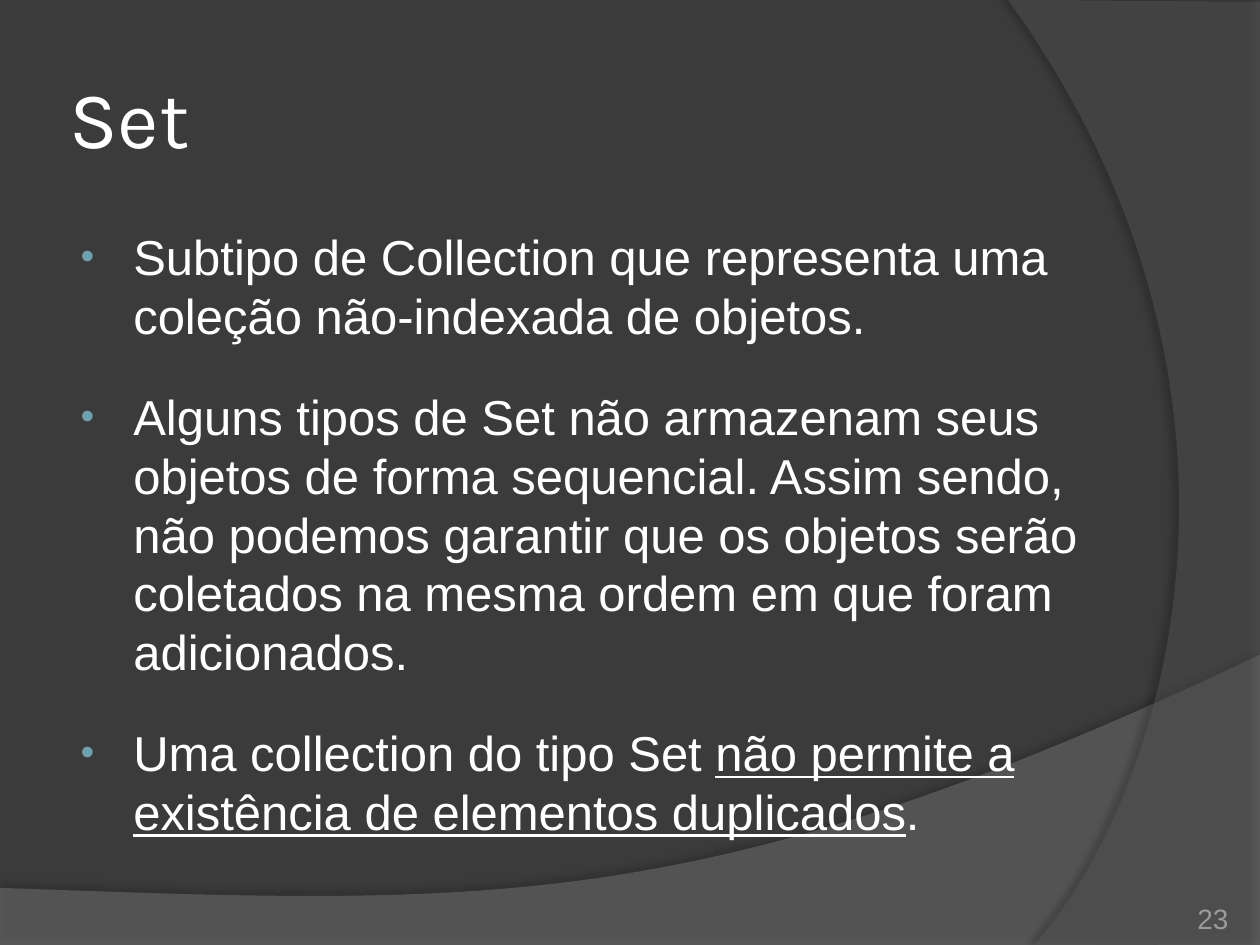
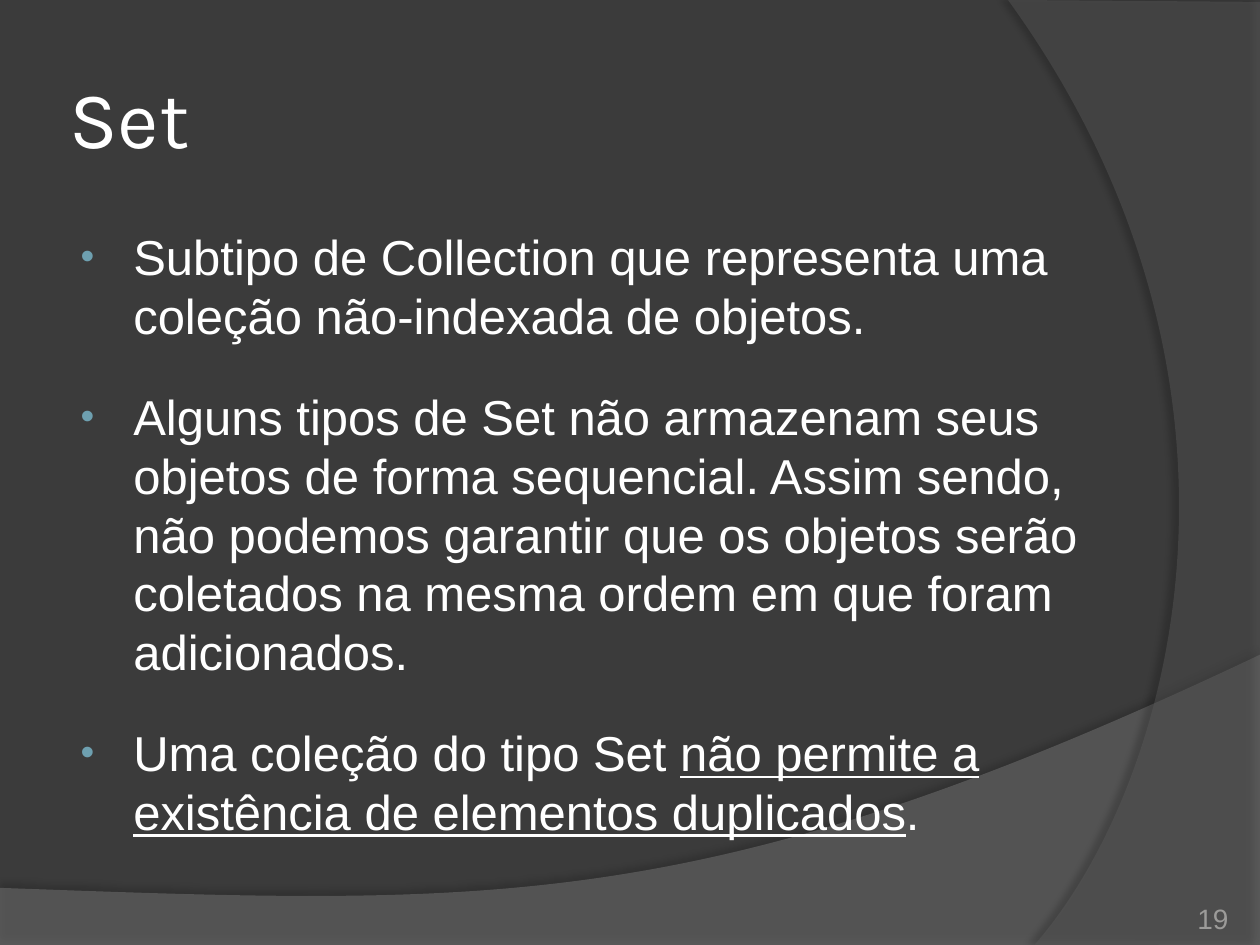
Before and after one commit to duchesqui/slzvieira-training, a slide deck: slide 19 of 2-Java-Programmer-Modulo-II/10.Capitulo04.pptx (slide 23 before the commit). Drawn at 1260x945 pixels with LibreOffice and Linux fonts; fonts in the diff are those of the drawing. Boxes give left, top, right and bottom in pixels: in the first picture for what was removed or moved away, otherwise in the second. Text is boxed around its words. In the diff, an @@ line names an element or a change of style, - is before the commit and + after.

```diff
--- a/2-Java-Programmer-Modulo-II/10.Capitulo04.pptx
+++ b/2-Java-Programmer-Modulo-II/10.Capitulo04.pptx
@@ text at (133, 735, 979, 840): text changed @@
-• Uma collection do tipo Set não permite a existência de elementos duplicados.
+• Uma coleção do tipo Set não permite a existência de elementos duplicados.
@@ page number at (1197, 910, 1228, 929): text changed @@
-23
+19
```
Also in this commit, not shown: 12 other slides changed, 1 slide added, 1 slide removed, 3 other files.
